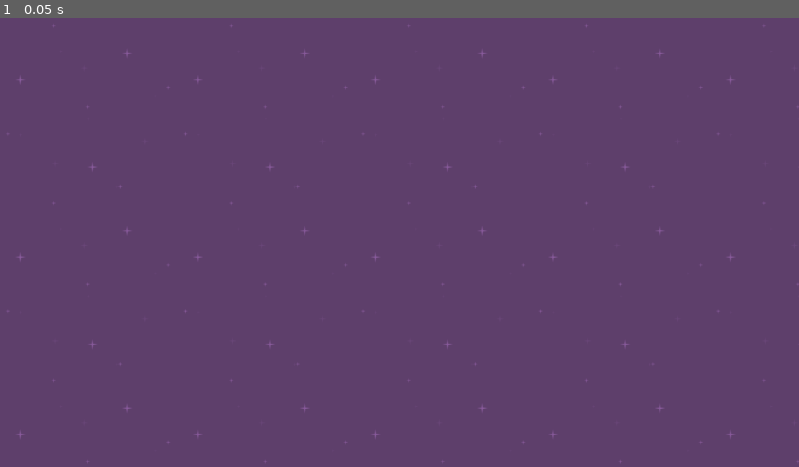
Above: before the commit, frame 1.
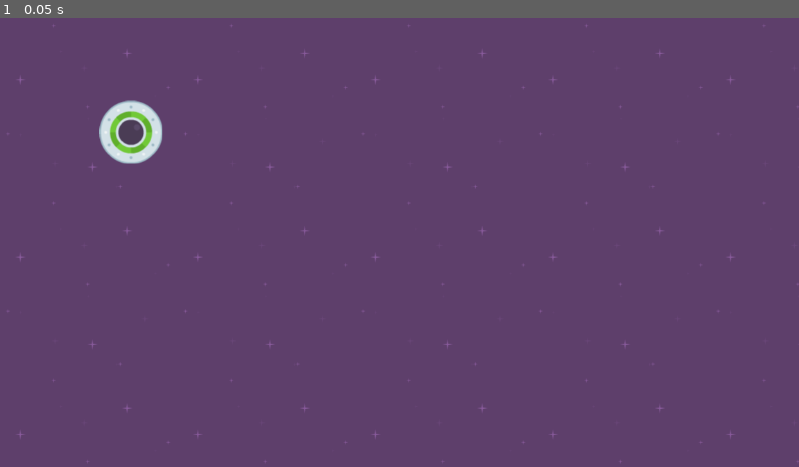
Above: after the commit, the same moment.

Repository: RagingTurtle/learning_godot
Game: Godot game, scene res://level_1.tscn
The game is run twice, just before and just after one commit, with the same random seed, the same clock (stepped at 60 frames per second) and the same inputs.
Inputs:
- Up to frame 1 (0.05 s): no input

The runs differ from the first frame. In frame 1, 0.8% of the frame differs, in the area x 12-21%, y 18-33%.

Commit message:
add player to level

Diff:
--- a/Speedy Saucer/level_1.tscn
+++ b/Speedy Saucer/level_1.tscn
@@ -1,6 +1,7 @@
-[gd_scene load_steps=2 format=3 uid="uid://dntnyk2l4rrmm"]
+[gd_scene load_steps=3 format=3 uid="uid://dntnyk2l4rrmm"]
 
 [ext_resource type="Texture2D" uid="uid://snoeo72nyo61" path="res://assets/purple.png" id="1_itkp2"]
+[ext_resource type="PackedScene" uid="uid://c2esgnrnhhsaa" path="res://player.tscn" id="2_umo7f"]
 
 [node name="Level1" type="Node2D"]
 
@@ -9,3 +10,6 @@
 offset_bottom = 648.0
 texture = ExtResource("1_itkp2")
 stretch_mode = 1
+
+[node name="Player" parent="." instance=ExtResource("2_umo7f")]
+position = Vector2(189, 165)
